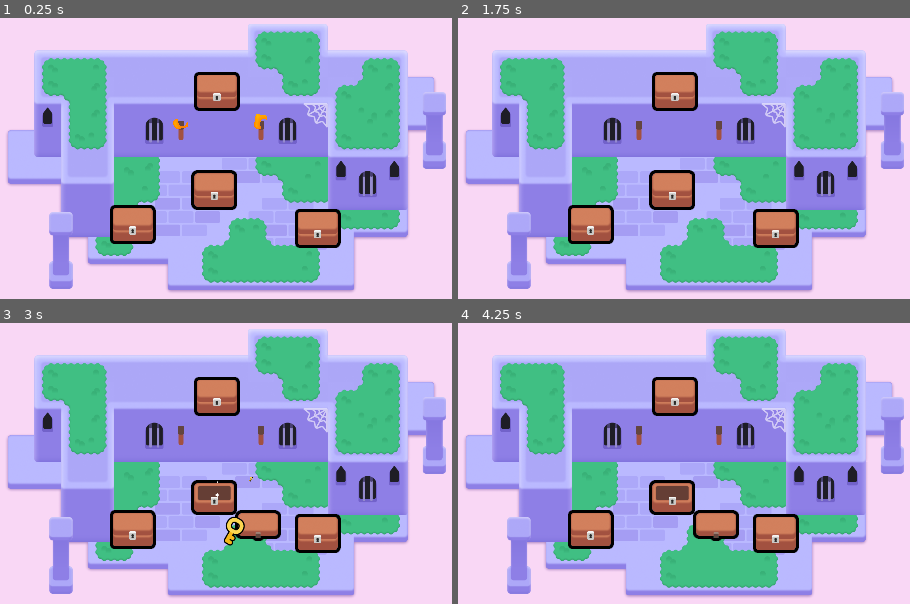
Above: before the commit, frames 1-4 (two rows, left to right).
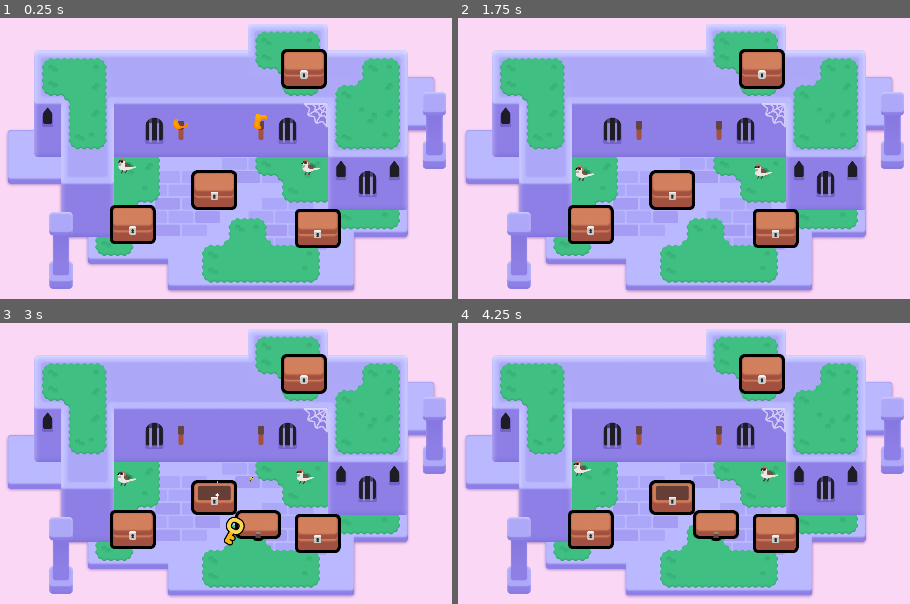
Above: after the commit, the same moments.

Repository: peeryo/2d-GameDev-course
Game: Godot game, scene res://lessons/mini_dungeon.tscn
Same seed, same stepped clock (60 frames per second), same inputs: the game is played once before the commit and once after it.
Inputs (mouse positions are in pixels of both pictures, inside the frame that each line leads up to):
- Up to frame 1 (0.25 s): no input
- Up to frame 2 (1.75 s): tap Enter at 0.5 s; move the mouse to (720, 130) at 0.52 s; press the mouse at (720, 130) at 0.53 s; hold D (move_right) 0.53-1.28 s; tap Space at 0.77, 1.25, 1.52 s; move the mouse to (638, 130) at 1.27 s; release the mouse at (638, 130) at 1.28 s; hold S (move_down) from 1.28 s (still down); right-click (638, 130) at 1.35 s; click (638, 130) at 1.42 s
- Up to frame 3 (3 s): tap Enter at 2 s; move the mouse to (212, 494) at 2.02 s; release S (move_down) at 2.03 s; hold D (move_right) 2.03-2.78 s; tap Z at 2.1 s; click (212, 494) at 2.17 s; move the mouse to (248, 477) at 2.77 s; hold W (move_up) from 2.78 s (still down); click (248, 477) at 2.85 s
- Up to frame 4 (4.25 s): tap Space at 3.02, 3.77 s; move the mouse to (688, 528) at 3.52 s; release W (move_up) at 3.53 s; hold A (move_left) from 3.53 s (still down); hold Right mouse button (right_click) from 3.53 s (still down); click (688, 528) at 3.67 s

The runs differ from the first frame. In frame 1, 3.1% of the frame differs, in the area x 26-73%, y 11-56%; in frame 2, 3.1%; in frame 3, 3.1%; in frame 4, 3.1%.

Commit message:
Bird Hop finished

Diff:
--- /dev/null
+++ b/M06.looting_workbook/lessons/bird.gd
@@ -0,0 +1,45 @@
+extends Node2D
+#remember to hold CMD on a Mac to auto write onready vars
+@onready var sprite_2d: Sprite2D = $Sprite2D
+@onready var wait_timer: Timer = $WaitTimer
+@onready var shadow: Sprite2D = $Shadow
+
+
+func _ready() -> void:
+	#alternate between waiting and hopping
+	wait_timer.wait_time = randf_range(1.0, 3.0)
+	wait_timer.one_shot = true
+	wait_timer.timeout.connect(_animate_one_hop)
+	wait_timer.start()
+
+func _animate_one_hop() -> void:
+	#allows us to calculate direction during hop
+	const HOP_DURATION := 0.25
+	const HALF_HOP_DURATION := HOP_DURATION / 2.0
+
+	#makes hop go in random direction and land on random spot
+	var random_direction := Vector2(1.0, 0.0).rotated(randf() * 2.0 * PI)
+	var land_position := random_direction * randf_range(0.0, 30.0)
+
+	#make the tween and set it to hop and animate multiple at same time
+	var tween := create_tween().set_parallel()
+	tween.tween_property(sprite_2d, "position:x", land_position.x, HOP_DURATION)
+
+	#why just position not position:x?
+	tween.tween_property(shadow, "position", land_position, HOP_DURATION)
+
+	#create animation to make it jump up and down
+	tween = create_tween()
+	tween.set_trans(Tween.TRANS_QUAD)
+	tween.set_ease(Tween.EASE_OUT)
+	const JUMP_HEIGHT := 16.0
+	tween.tween_property(sprite_2d, "position:y", land_position.y - JUMP_HEIGHT, HALF_HOP_DURATION)
+	tween.set_ease(Tween.EASE_IN)
+	tween.tween_property(sprite_2d, "position:y", land_position.y, HALF_HOP_DURATION)
+
+	#we can make the timer duration randomly fire between 1-3 seconds
+	wait_timer.wait_time = randf_range(1.0, 3.0)
+
+	#connect a tweens finished signal to timer's start so it keeps firing
+	#animation ends, wait time, then it starts again
+	tween.finished.connect(wait_timer.start)
--- /dev/null
+++ b/M06.looting_workbook/lessons/bird.tscn
@@ -0,0 +1,17 @@
+[gd_scene load_steps=4 format=3 uid="uid://cq8w6m42orde1"]
+
+[ext_resource type="PackedScene" uid="uid://dnetm54guji21" path="res://assets/bird/shadow.tscn" id="1_5u1s2"]
+[ext_resource type="Texture2D" uid="uid://bwhshkk62k3bh" path="res://assets/bird/sparrow.png" id="1_7hhw4"]
+[ext_resource type="Script" path="res://lessons/bird.gd" id="1_w2o5b"]
+
+[node name="Bird" type="Node2D"]
+script = ExtResource("1_w2o5b")
+
+[node name="Sprite2D" type="Sprite2D" parent="."]
+texture_filter = 1
+texture = ExtResource("1_7hhw4")
+
+[node name="Shadow" parent="." instance=ExtResource("1_5u1s2")]
+
+[node name="WaitTimer" type="Timer" parent="."]
+one_shot = true
--- a/M06.looting_workbook/lessons/mini_dungeon.tscn
+++ b/M06.looting_workbook/lessons/mini_dungeon.tscn
@@ -7,6 +7,7 @@
 [ext_resource type="Texture2D" uid="uid://l0y1k1obencd" path="res://assets/dungeon/spider_web.png" id="5_ywba7"]
 [ext_resource type="PackedScene" uid="uid://eundh35r605v" path="res://assets/torch/torch.tscn" id="6_fokey"]
 [ext_resource type="PackedScene" uid="uid://6550exx3hxcx" path="res://lessons/chest/chest.tscn" id="7_ngkfc"]
+[ext_resource type="PackedScene" uid="uid://cq8w6m42orde1" path="res://lessons/bird.tscn" id="8_bhk4h"]
 
 [sub_resource type="TileSetAtlasSource" id="TileSetAtlasSource_6s4s5"]
 texture = ExtResource("1_sym7n")
@@ -333,4 +334,10 @@
 position = Vector2(808, 373)
 
 [node name="Chest4" parent="." instance=ExtResource("7_ngkfc")]
-position = Vector2(566, 44)
+position = Vector2(775, -10)
+
+[node name="Bird" parent="." instance=ExtResource("8_bhk4h")]
+position = Vector2(349, 213)
+
+[node name="Bird2" parent="." instance=ExtResource("8_bhk4h")]
+position = Vector2(790, 216)
Not shown: 1 places in M06.looting_workbook/lessons/mini_dungeon.tscn that only renumber resources
